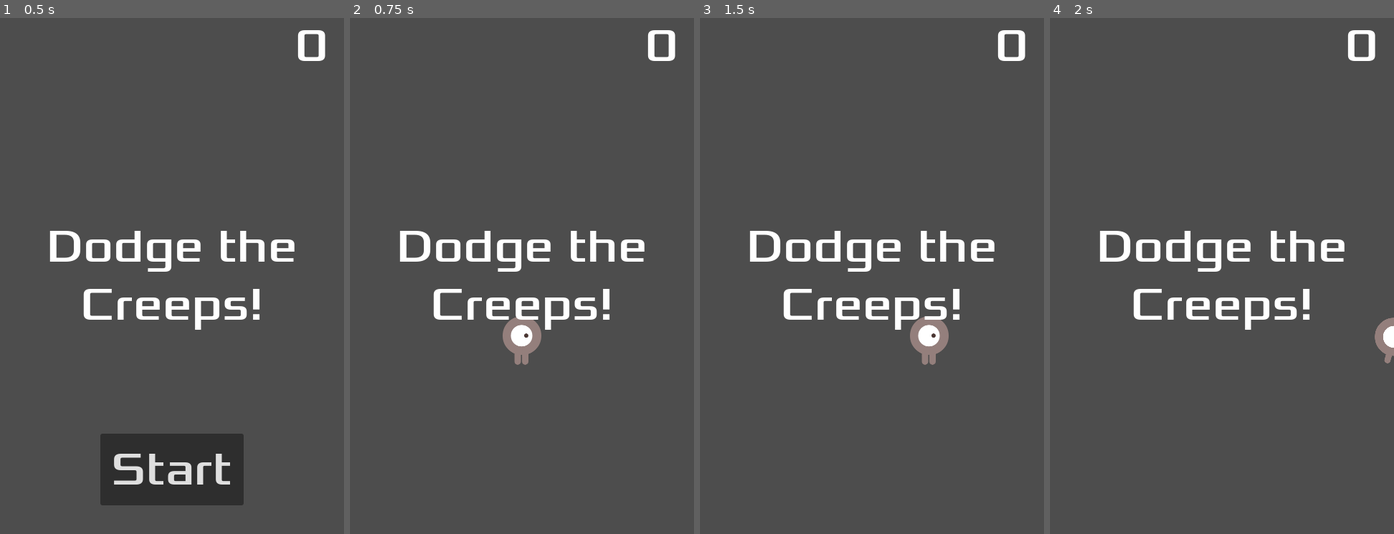
Above: before the commit, frames 1-4 (left to right).
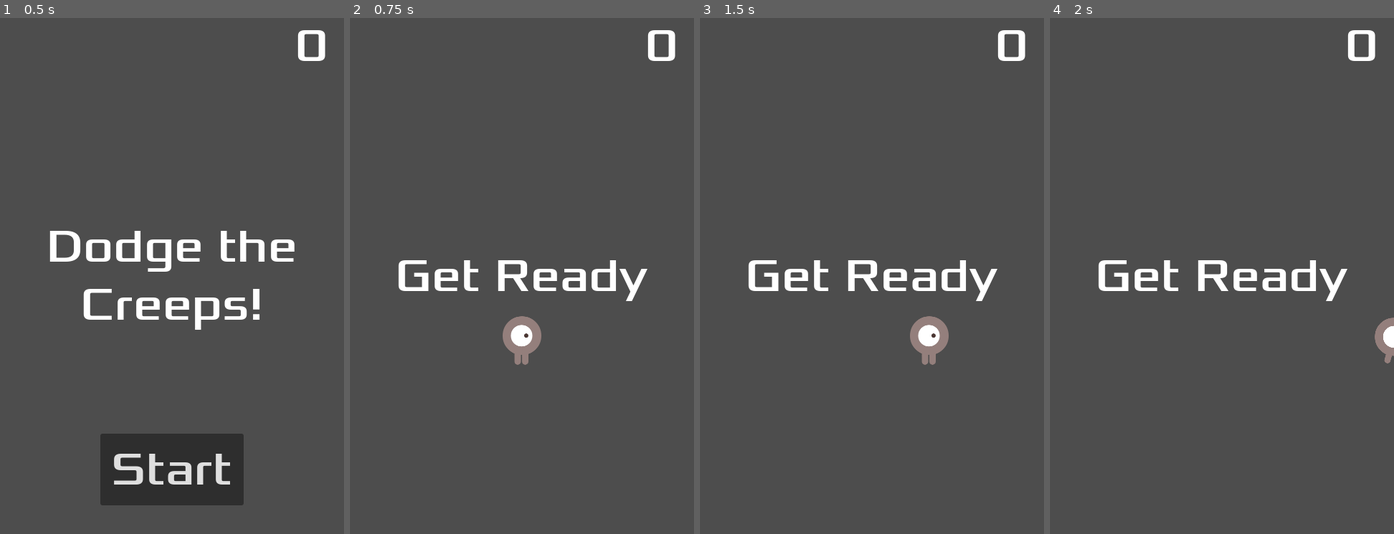
Above: after the commit, the same moments.

Repository: lancelote/dodge-the-creeps-2d
Game: Godot game, scene res://main.tscn
Two runs of this game, one before a commit and one after it. Both use one fixed random seed, a clock stepped at 60 frames per second and the inputs below.
Inputs:
- Up to frame 1 (0.5 s): no input
- Up to frame 2 (0.75 s): click "Start" at 0.5 s
- Up to frame 3 (1.5 s): tap Enter at 1.25 s; hold D (move_right) from 1.28 s (still down)
- Up to frame 4 (2 s): keep holding D (move_right)

Frame 1 is identical in both runs. In frame 2, 4.6% of the frame differs, in the area x 13-87%, y 41-61%; in frame 3, 4.6%; in frame 4, 4.6%.

Commit message:
call hud from main `new_game()` funciton

Diff:
--- a/main.gd
+++ b/main.gd
@@ -2,14 +2,6 @@
 
 @export var mob_scene: PackedScene
 var score
-
-
-func _ready() -> void:
-	pass
-
-
-func _process(delta: float) -> void:
-	pass
 
 
 func game_over() -> void:
@@ -19,8 +11,12 @@
 
 func new_game() -> void:
 	score = 0
+
 	$Player.start($StartPosition.position)
 	$StartTimer.start()
+
+	$HUD.update_score(score)
+	$HUD.show_message("Get Ready")
 
 
 func _on_mob_timer_timeout() -> void:
